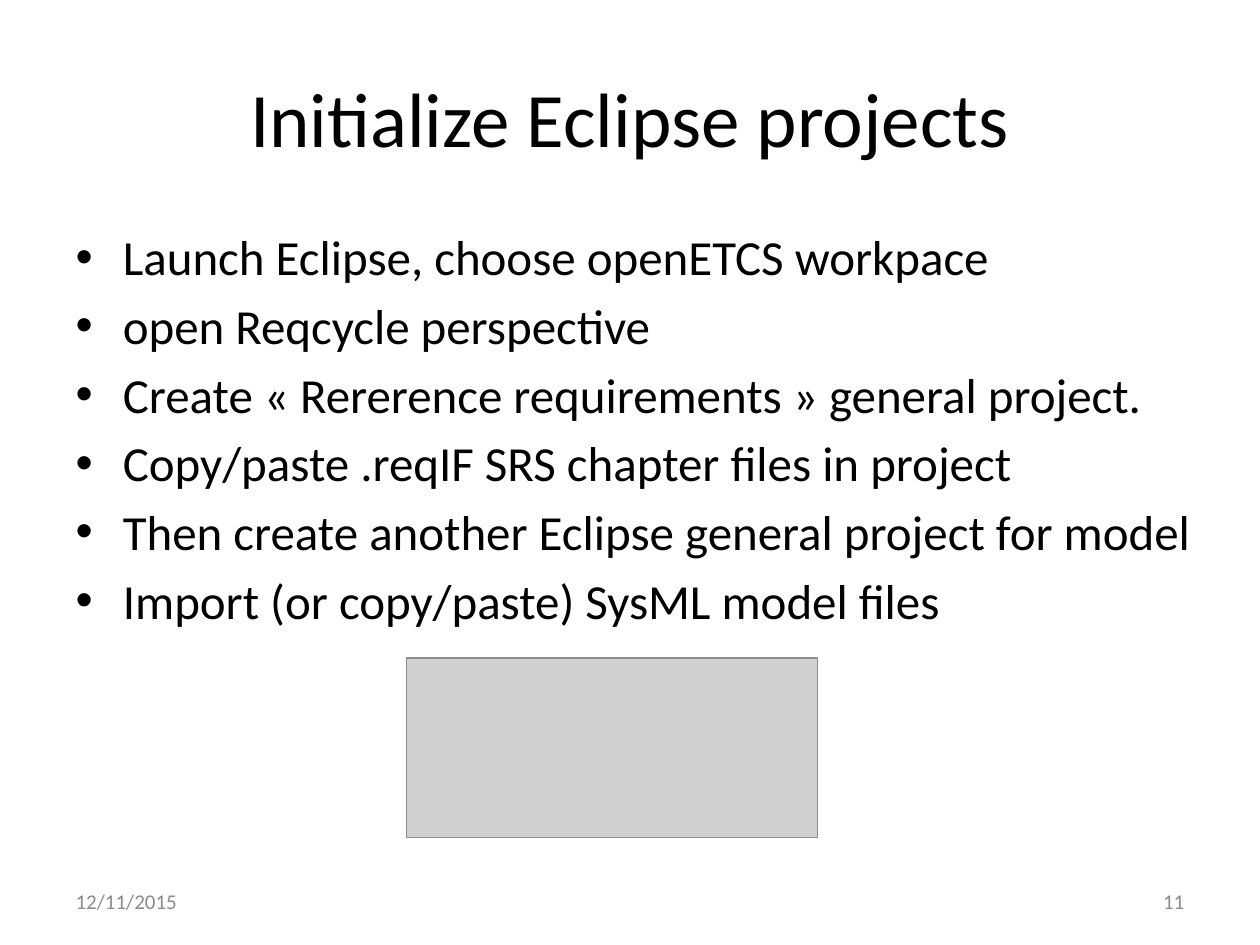
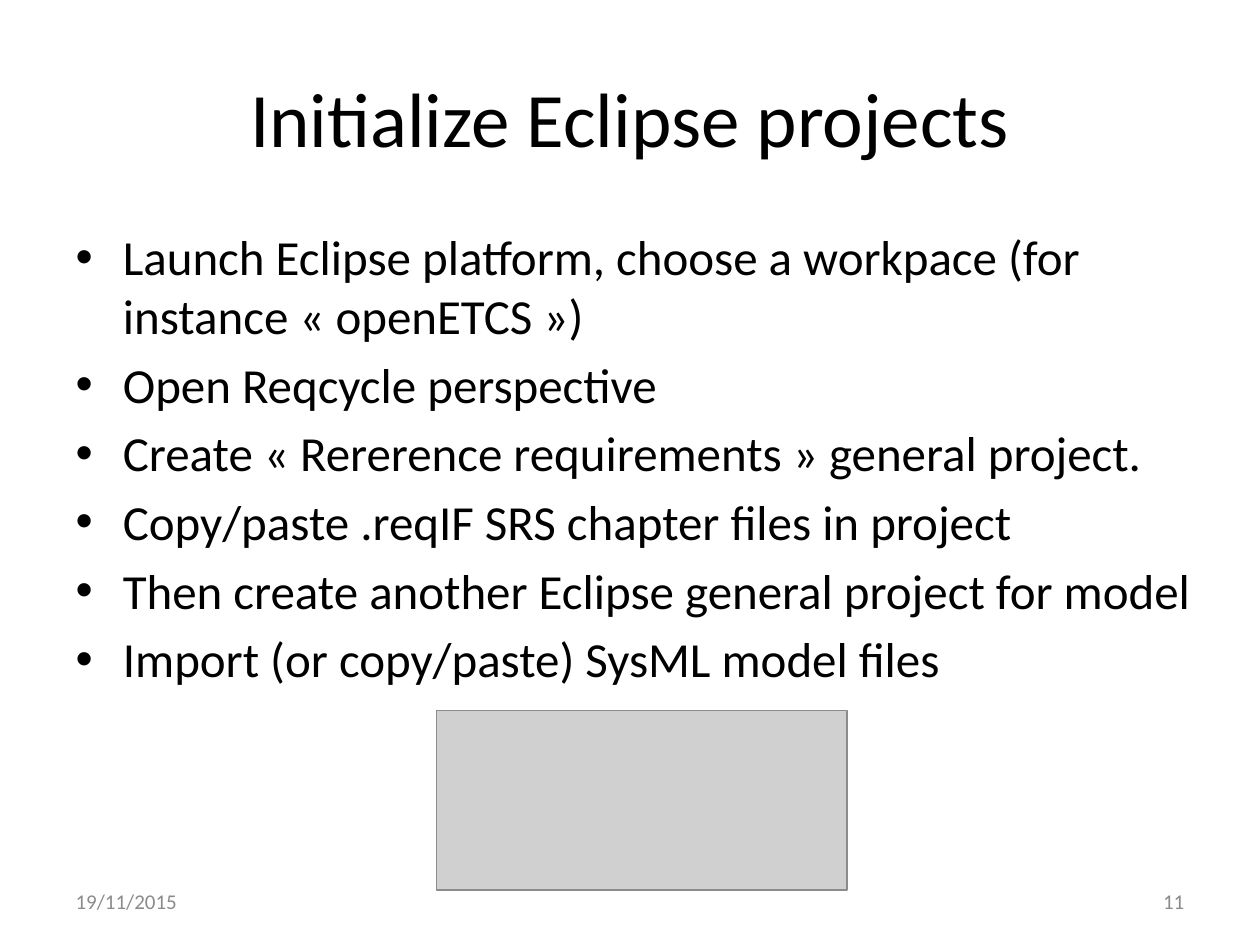
Before and after one commit to openETCS/toolchain, a slide deck: slide 11 of T7.3/TraceabilityArchitecture/reqCycleUse/ReqCyclePossibleUseForArchitectureVerification-V2.pptx. Drawn at 1260x945 pixels with LibreOffice and Linux fonts; fonts in the diff are those of the drawing; grey boxes stand for pictures. Boxes give left, top, right and bottom in pixels: in the first picture for what was removed or moved away, otherwise in the second. Text is boxed around its words. In the diff, an @@ line names an element or a change of style, - is before the commit and + after.

```diff
--- a/T7.3/TraceabilityArchitecture/reqCycleUse/ReqCyclePossibleUseForArchitectureVerification-V2.pptx
+++ b/T7.3/TraceabilityArchitecture/reqCycleUse/ReqCyclePossibleUseForArchitectureVerification-V2.pptx
@@ text at (123, 239, 1080, 411): text changed @@
-• Launch Eclipse, choose openETCS workpace
-• open Reqcycle perspective
+• Launch Eclipse platform, choose a workpace (for instance « openETCS »)
+• Open Reqcycle perspective
@@ picture: place and size @@
-picture at (407, 658, 818, 837)
+picture at (436, 711, 847, 890)
@@ text at (76, 894, 177, 910): text changed @@
-12/11/2015
+19/11/2015
```
Also in this commit, not shown: 31 other slides changed, 2 other files.
